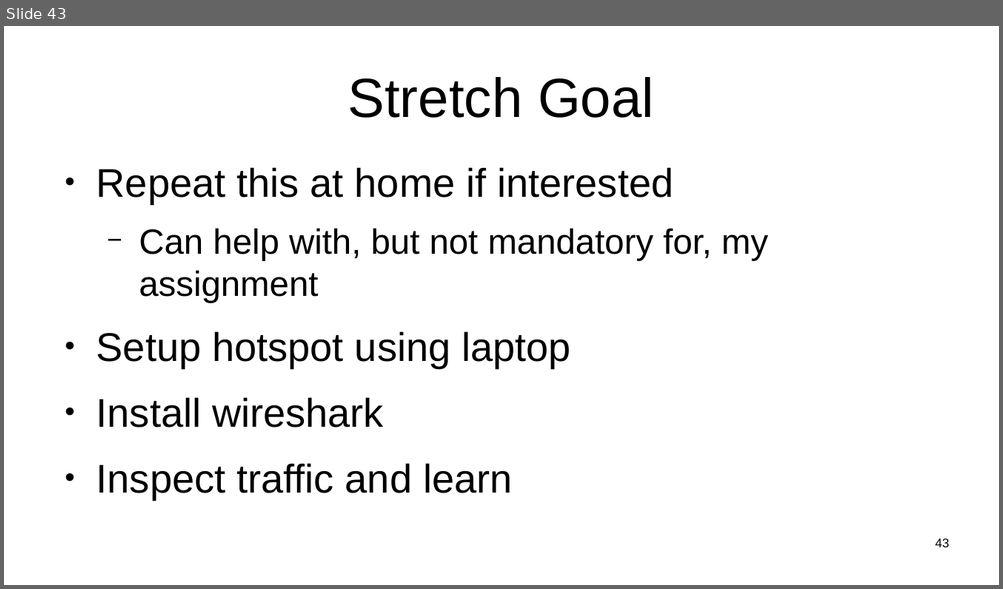
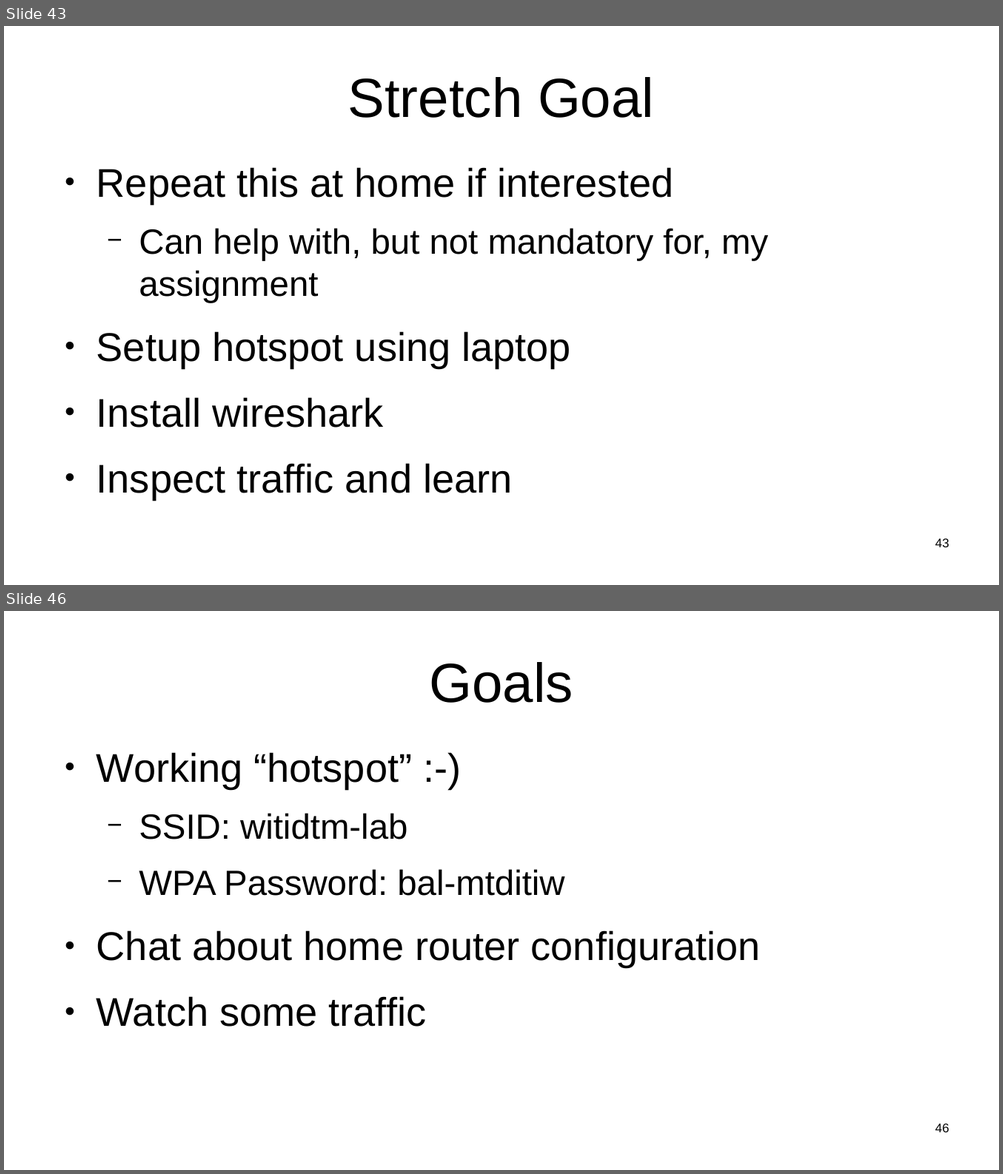
Before and after one commit to sftcd/witidtm, a slide deck: lectures/2021-2022/labs.odp. Shown one above the other, each under a label of ours: slide 43 before the commit, slides 43 and 46 after it; the slides between them are not shown. The pictures are 1003x589 and 1003x1174 pixels, drawn with LibreOffice and Linux fonts; fonts in the diff are those of the drawing. Boxes give left, top, right and bottom in pixels: in the first picture for what was removed or moved away, otherwise in the second. Text is boxed around its words. In the diff, an @@ line names an element or a change of style, - is before the commit and + after.

```diff
--- a/lectures/2021-2022/labs.odp
+++ b/lectures/2021-2022/labs.odp
@@ slide 46 added at (x1=4, y1=611, x2=999, y2=1170), background #FFFFFF @@
@@ title added at (x1=430, y1=662, x2=573, y2=703), 44 pt, text #000000 @@
+Goals
@@ text added at (x1=96, y1=752, x2=760, y2=1027), 32 pt, text #000000 @@
+● Working “hotspot” :-)
+  − SSID: witidtm-lab
+  − WPA Password: bal-mtditiw
+● Chat about home router configuration
+● Watch some traffic
@@ page number added at (x1=935, y1=1124, x2=949, y2=1133), 10 pt, text #000000 @@
+46
```
Also in this commit, not shown: 5 other slides added, 3 other files.
